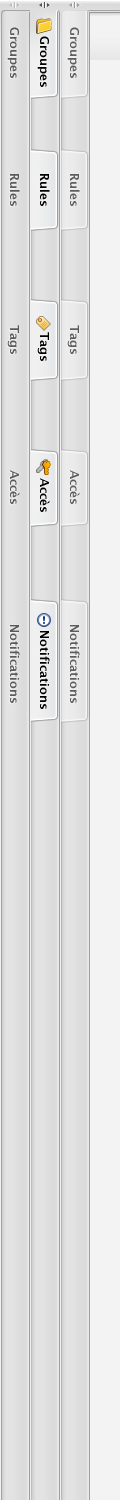
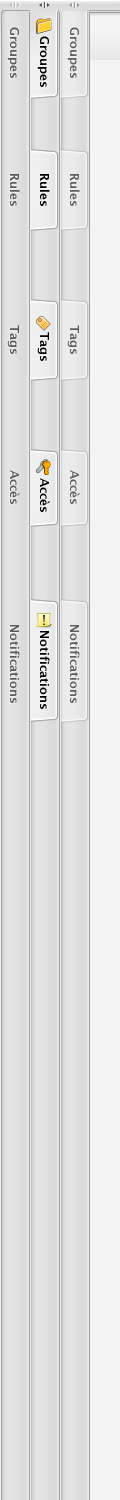
Two versions of the same layered image (120x1500). Layer-by-layer changes:
added layer "Shape 1 copy 2" (1st of 2, in "Selected" › "words copy") in group "words copy" over [36,613,52,628]
hid "Layer 19" over [37,613,51,627]
